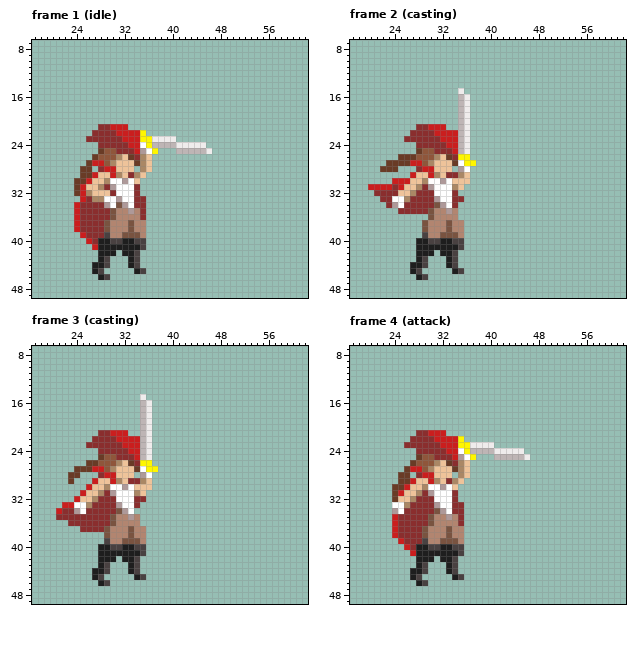
Pixel-art file -- Nene/Nene.aseprite. The picture above was drawn from the file before the commit.
64x64 pixels, 17 frames. Shown: frame 1 (idle): x 17..62, y 7..49; frame 2 (casting): x 17..62, y 7..49; frame 3 (casting): x 17..62, y 7..49; frame 4 (attack): x 17..62, y 7..49. The commit also changed other frames, which this record leaves out.
After the commit:
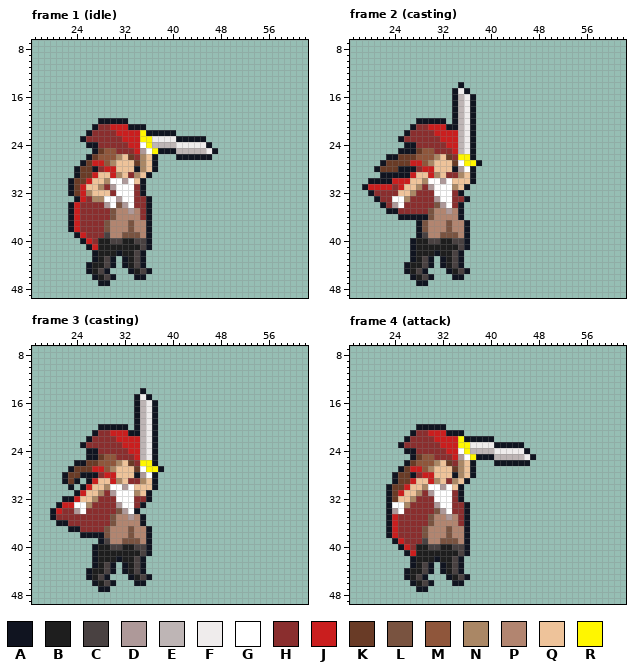
Palette (. is transparent): A #101420  B #1e1e1e  C #494141  D #ae9999  E #beb5b5  F #efecec  G #ffffff  H #8a2e2e  J #ca1e1e  K #693b26  L #795340  M #8f563b  N #aa8765  P #b28570  Q #eec39a  R #fff600
Difference:
layer "outline" added
--- frame 1 (idle), layer "outline"
@@ x 21..49 @@
 19 .............................
-20 .............................
-21 .......HHJJJ.................
-22 ......HHHHJJJJR..............
-23 .....HHHHHHJJJRRFFFF.........
-24 .......HHHHHJJGREEEEFFFFF....
-25 .......KMMHHHJDGR...EEEEEF...
-26 ......KMMMNQKHNQ.............
-27 .....KJJMNQQQKNQ.............
-28 ....KK.HJJQQQ.NQ.............
-29 ....KKJQQJNQHNQ..............
-30 ...KKJQQNGGDGQ...............
-31 ...KJQQNHDGGGH...............
-32 ...KJNQQQHGGGH...............
-33 ....JHNNGGDGGHH..............
-34 ...JHHHHDGLDGHH..............
-35 ...JHHHHHLPPDPH..............
-36 ...JHHHHHLPPPPH..............
-37 ...JHHHHLPPPLPP..............
-38 ...JHHHHLPPPLPP..............
-39 ....JHHHCPPLLLP..............
-40 .....JHBBCCBBCC..............
-41 ......JBBBBBBBC..............
-42 .......BBB.BBC...............
-43 .......BC...BC...............
-44 ......BBC...BC...............
-45 ......BC.....BC..............
-46 .......BC....................
-47 .............................
+20 .......AAAAA.................
+21 ......AHHJJJAAA..............
+22 .....AHHHHJJJJRAAAAA.........
+23 ....AHHHHHHJJJRRFFFFAAAAA....
+24 .....AAHHHHHJJGREEEEFFFFFA...
+25 ......AKMMHHHJDGRAAAEEEEEFA..
+26 .....AKMMMNQKHNQA...AAAAAA...
+27 ....AKJJMNQQQKNQA............
+28 ...AKKAHJJQQQANQA............
+29 ...AKKJQQJNQHNQA.............
+30 ..AKKJQQNGGDGQA..............
+31 ..AKJQQNHDGGGHA..............
+32 ..AKJNQQQHGGGHA..............
+33 ...AJHNNGGDGGHHA.............
+34 ..AJHHHHDGLDGHHA.............
+35 ..AJHHHHHLPPDPHA.............
+36 ..AJHHHHHLPPPPHA.............
+37 ..AJHHHHLPPPLPPA.............
+38 ..AJHHHHLPPPLPPA.............
+39 ...AJHHHCPPLLLPA.............
+40 ....AJHBBCCBBCCA.............
+41 .....AJBBBBBBBCA.............
+42 ......ABBBABBCA..............
+43 ......ABCA.ABCA..............
+44 .....ABBCA.ABCA..............
+45 .....ABCA...ABCA.............
+46 ......ABCA...AA..............
+47 .......AA....................
 48 .............................
--- frame 2 (casting), layer "outline"
@@ x 17..40 @@
 13 ........................
-14 ........................
-15 ..................F.....
-16 ..................EF....
-17 ..................EF....
-18 ..................EF....
-19 ..................EF....
-20 ..................EF....
-21 ...........HHJJJ..EF....
-22 ..........HHHHJJJJEF....
-23 .........HHHHHHJJJEF....
-24 ...........HHHHHJJEF....
-25 ...........KMMHHHJEF....
-26 ........KKKMMMNQKHRR....
-27 ......KKKKJJMNQQQKGRR...
-28 .....KKK...HJJQQQ.DG....
-29 ..........JQQJNQHHNQ....
-30 .......JJJQQNGGDGQQQ....
-31 ...JJJJHJQQNHDGGGNQ.....
-32 ....HHHHQQNHHHGGGH......
-33 .....HHGGNHHHHDGGHH.....
-34 ......HDGHHHHHLDGH......
-35 ........HHHHHLPPDP......
-36 .............LPPPP......
-37 ............LPPPLPP.....
-38 ............LPPPLPP.....
-39 ............CPPLLLP.....
-40 ...........BBCCBBCC.....
-41 ...........BBBBBBBC.....
-42 ...........BBB.BBC......
-43 ...........BC...BC......
-44 ..........BBC...BC......
-45 ..........BC.....BC.....
-46 ...........BC...........
-47 ........................
+14 ..................A.....
+15 .................AFA....
+16 .................AEFA...
+17 .................AEFA...
+18 .................AEFA...
+19 .................AEFA...
+20 ...........AAAAA.AEFA...
+21 ..........AHHJJJAAEFA...
+22 .........AHHHHJJJJEFA...
+23 ........AHHHHHHJJJEFA...
+24 .........AAHHHHHJJEFA...
+25 ........AAAKMMHHHJEFA...
+26 ......AAKKKMMMNQKHRRA...
+27 .....AKKKKJJMNQQQKGRRA..
+28 ....AKKKAAAHJJQQQADGA...
+29 .....AAAAAJQQJNQHHNQA...
+30 ...AAAAJJJQQNGGDGQQQA...
+31 ..AJJJJHJQQNHDGGGNQA....
+32 ...AHHHHQQNHHHGGGHA.....
+33 ....AHHGGNHHHHDGGHHA....
+34 .....AHDGHHHHHLDGHA.....
+35 ......AAHHHHHLPPDPA.....
+36 ........AAAAALPPPPA.....
+37 ...........ALPPPLPPA....
+38 ...........ALPPPLPPA....
+39 ...........ACPPLLLPA....
+40 ..........ABBCCBBCCA....
+41 ..........ABBBBBBBCA....
+42 ..........ABBBABBCA.....
+43 ..........ABCA.ABCA.....
+44 .........ABBCA.ABCA.....
+45 .........ABCA...ABCA....
+46 ..........ABCA...AA.....
+47 ...........AA...........
 48 ........................
--- frame 3 (casting), layer "outline"
@@ x 18..40 @@
 13 .......................
-14 .......................
-15 .................F.....
-16 .................EF....
-17 .................EF....
-18 .................EF....
-19 .................EF....
-20 .................EF....
-21 ..........HHJJJ..EF....
-22 .........HHHHJJJJEF....
-23 ........HHHHHHJJJEF....
-24 ..........HHHHHJJEF....
-25 ..........KMMHHHJEF....
-26 ........KKMMMNQKHRR....
-27 ......KKKJJMNQQQKGRR...
-28 .....KK...HJJQQQ.DG....
-29 .....K...JQQJNQHHNQ....
-30 ........JQQNGGDGQQQ....
-31 .......JQQNHDGGGNQ.....
-32 ......JQQNHHHGGGHH.....
-33 ....JJGGNHHHHDGGH......
-34 ...JHHDGHHHHHLDG.......
-35 ...HHHHHHHHHLPPDP......
-36 .....HHHHHHHLPPPP......
-37 .......HHHHLPPPLPP.....
-38 ...........LPPPLPP.....
-39 ...........CPPLLLP.....
-40 ..........BBCCBBCC.....
-41 ..........BBBBBBBC.....
-42 ..........BBB.BBC......
-43 ..........BC...BC......
-44 .........BBC...BC......
-45 .........BC.....BC.....
-46 ..........BC...........
-47 .......................
+14 .................A.....
+15 ................AFA....
+16 ................AEFA...
+17 ................AEFA...
+18 ................AEFA...
+19 ................AEFA...
+20 ..........AAAAA.AEFA...
+21 .........AHHJJJAAEFA...
+22 ........AHHHHJJJJEFA...
+23 .......AHHHHHHJJJEFA...
+24 ........AAHHHHHJJEFA...
+25 ........AAKMMHHHJEFA...
+26 ......AAKKMMMNQKHRRA...
+27 .....AKKKJJMNQQQKGRRA..
+28 ....AKKAAAHJJQQQADGA...
+29 ....AKA.AJQQJNQHHNQA...
+30 .....A.AJQQNGGDGQQQA...
+31 ......AJQQNHDGGGNQA....
+32 ....AAJQQNHHHGGGHHA....
+33 ...AJJGGNHHHHDGGHA.....
+34 ..AJHHDGHHHHHLDGA......
+35 ..AHHHHHHHHHLPPDPA.....
+36 ...AAHHHHHHHLPPPPA.....
+37 .....AAHHHHLPPPLPPA....
+38 .......AAAALPPPLPPA....
+39 ..........ACPPLLLPA....
+40 .........ABBCCBBCCA....
+41 .........ABBBBBBBCA....
+42 .........ABBBABBCA.....
+43 .........ABCA.ABCA.....
+44 ........ABBCA.ABCA.....
+45 ........ABCA...ABCA....
+46 .........ABCA...AA.....
+47 ..........AA...........
 48 .......................
--- frame 4 (attack), layer "outline"
@@ x 21..49 @@
 19 .............................
-20 .............................
-21 .......HHJJJ.................
-22 ......HHHHJJJJR..............
-23 .....HHHHHHJJJRRFFFF.........
-24 .......HHHHHJJGREEEEFFFFF....
-25 .......KMMHHHJDGR...EEEEEF...
-26 ......KMMMNQKHNQ.............
-27 .....KJJMNQQQKNQ.............
-28 ....KK.HJJQQQ.NQ.............
-29 ....KKJQQJNQHNQ..............
-30 ...KKJQQNGGDGQ...............
-31 ...KJQQNHDGGGH...............
-32 ...KQQNHHHGGGH...............
-33 ...GGNHHHHDGGHH..............
-34 ...DGHHHHHLDGHH..............
-35 ...JHHHHHLPPDPH..............
-36 ...JHHHHHLPPPPH..............
-37 ...JHHHHLPPPLPP..............
-38 ...JHHHHLPPPLPP..............
-39 ....JHHHCPPLLLP..............
-40 .....JHBBCCBBCC..............
-41 ......JBBBBBBBC..............
-42 .......BBB.BBC...............
-43 .......BC...BC...............
-44 ......BBC...BC...............
-45 ......BC.....BC..............
-46 .......BC....................
-47 .............................
+20 .......AAAAA.................
+21 ......AHHJJJAAA..............
+22 .....AHHHHJJJJRAAAAA.........
+23 ....AHHHHHHJJJRRFFFFAAAAA....
+24 .....AAHHHHHJJGREEEEFFFFFA...
+25 ......AKMMHHHJDGRAAAEEEEEFA..
+26 .....AKMMMNQKHNQA...AAAAAA...
+27 ....AKJJMNQQQKNQA............
+28 ...AKKAHJJQQQANQA............
+29 ...AKKJQQJNQHNQA.............
+30 ..AKKJQQNGGDGQA..............
+31 ..AKJQQNHDGGGHA..............
+32 ..AKQQNHHHGGGHA..............
+33 ..AGGNHHHHDGGHHA.............
+34 ..ADGHHHHHLDGHHA.............
+35 ..AJHHHHHLPPDPHA.............
+36 ..AJHHHHHLPPPPHA.............
+37 ..AJHHHHLPPPLPPA.............
+38 ..AJHHHHLPPPLPPA.............
+39 ...AJHHHCPPLLLPA.............
+40 ....AJHBBCCBBCCA.............
+41 .....AJBBBBBBBCA.............
+42 ......ABBBABBCA..............
+43 ......ABCA.ABCA..............
+44 .....ABBCA.ABCA..............
+45 .....ABCA...ABCA.............
+46 ......ABCA...AA..............
+47 .......AA....................
 48 .............................
